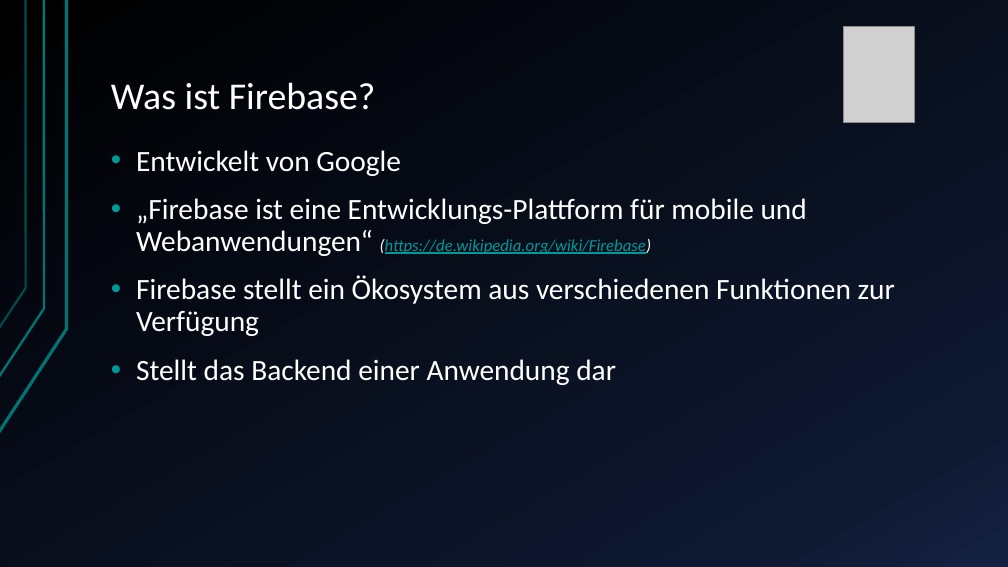
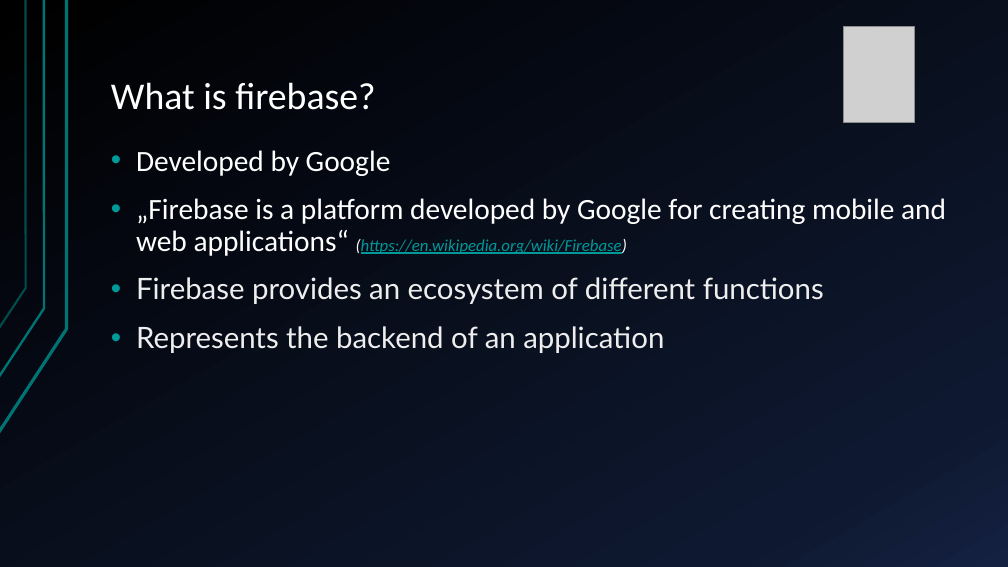
Before and after one commit to blitzdose/AndroidStudio_Firebase_Presentation, a slide deck: slide 3 of Firebase Integration in Android.pptx. Drawn at 1008x567 pixels with LibreOffice and Linux fonts; fonts in the diff are those of the drawing; grey boxes stand for pictures. Boxes give left, top, right and bottom in pixels: in the first picture for what was removed or moved away, otherwise in the second. Text is boxed around its words. In the diff, an @@ line names an element or a change of style, - is before the commit and + after.

```diff
--- a/Firebase Integration in Android.pptx
+++ b/Firebase Integration in Android.pptx
@@ title at box(111, 82, 376, 110): text changed @@
-Was ist Firebase?
+What is firebase?
@@ text at box(136, 150, 946, 353): text changed @@
-• Entwickelt von Google
-• „Firebase ist eine Entwicklungs-Plattform für mobile und Webanwendungen“ (https://de.wikipedia.org/wiki/Firebase)
-• Firebase stellt ein Ökosystem aus verschiedenen Funktionen zur Verfügung
-• Stellt das Backend einer Anwendung dar
+• Developed by Google
+• „Firebase is a platform developed by Google for creating mobile and web applications“ (https://en.wikipedia.org/wiki/Firebase)
+• Firebase provides an ecosystem of different functions
+• Represents the backend of an application
```
Also in this commit, not shown: 5 other slides changed.
